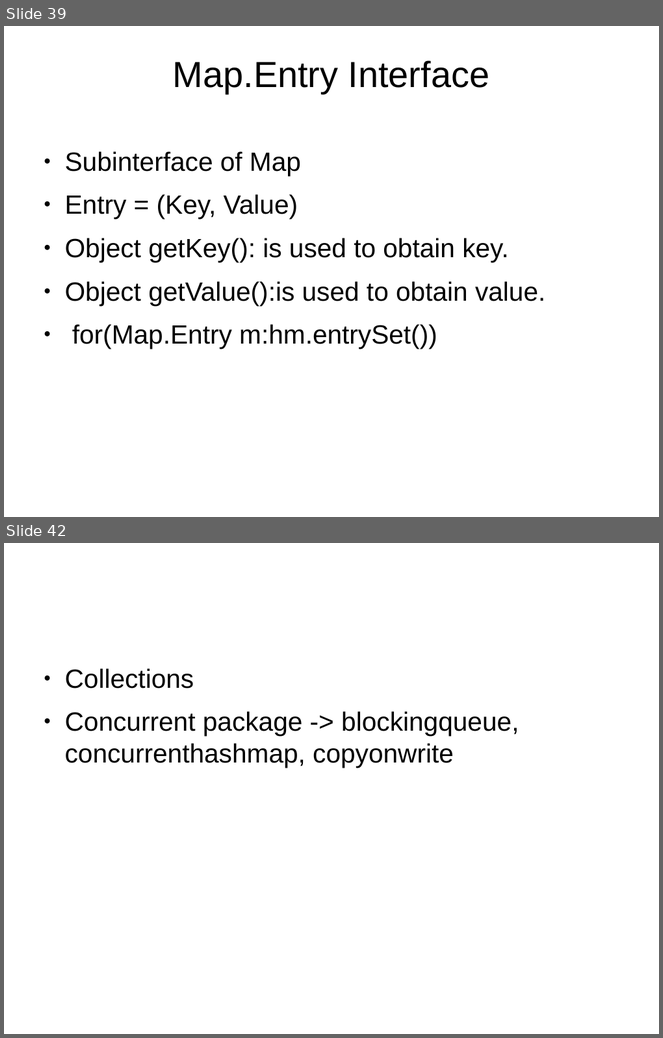
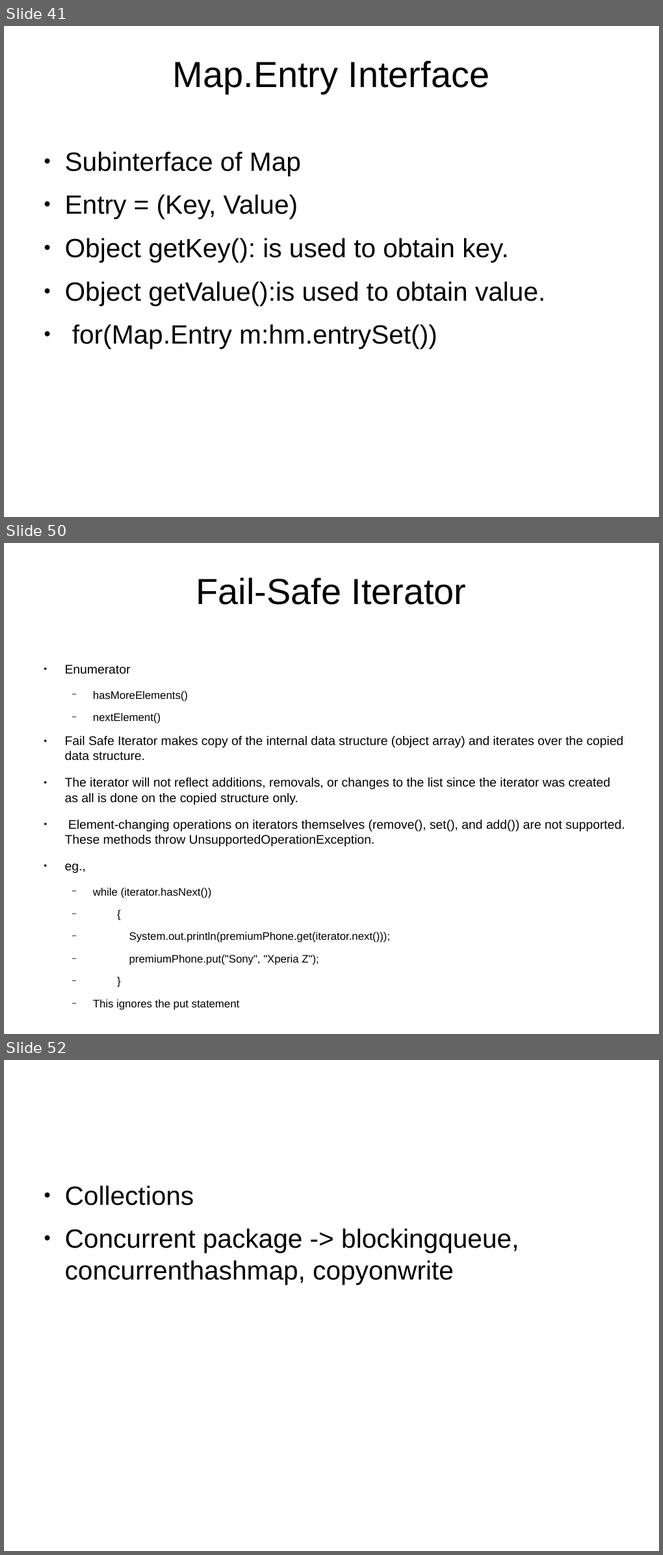
Before and after one commit to shikha-desai/Internship_PreWork, a slide deck: Java/Java_Notes.odp. Shown one above the other, each under a label of ours: slides 39 and 42 before the commit, slides 41, 50 and 52 after it; the slides between them are not shown. The pictures are 663x1038 and 663x1555 pixels, drawn with LibreOffice and Linux fonts; fonts in the diff are those of the drawing; background and template pictures are left out. Boxes give left, top, right and bottom in pixels: in the first picture for what was removed or moved away, otherwise in the second. Text is boxed around its words. In the diff, an @@ line names an element or a change of style, - is before the commit and + after.

```diff
--- a/Java/Java_Notes.odp
+++ b/Java/Java_Notes.odp
@@ slide 50 added at (x1=4, y1=543, x2=659, y2=1034), background picture (left out) @@
@@ title added at (x1=196, y1=577, x2=467, y2=605), 44 pt, text #000000 @@
+Fail-Safe Iterator
@@ text added at (x1=65, y1=665, x2=625, y2=1010), 15.2 pt, text #000000 @@
+● Enumerator
+  − hasMoreElements()
+  − nextElement()
+● Fail Safe Iterator makes copy of the internal data structure (object array) and iterates over the copied data structure.
+● The iterator will not reflect additions, removals, or changes to the list since the iterator was created as all is done on the copied structure only.
+● Element-changing operations on iterators themselves (remove(), set(), and add()) are not supported. These methods throw UnsupportedOperationException.
+● eg.,
+  − while (iterator.hasNext())
+  − {
+  − System.out.println(premiumPhone.get(iterator.next()));
+  − premiumPhone.put("Sony", "Xperia Z");
+  − }
+  − This ignores the put statement
@@ what was slide 39 is now slide 41 @@
@@ what was slide 42 is now slide 52 @@
```
Also in this commit, not shown: 3 slides changed, 11 other slides added, 3 other files.
